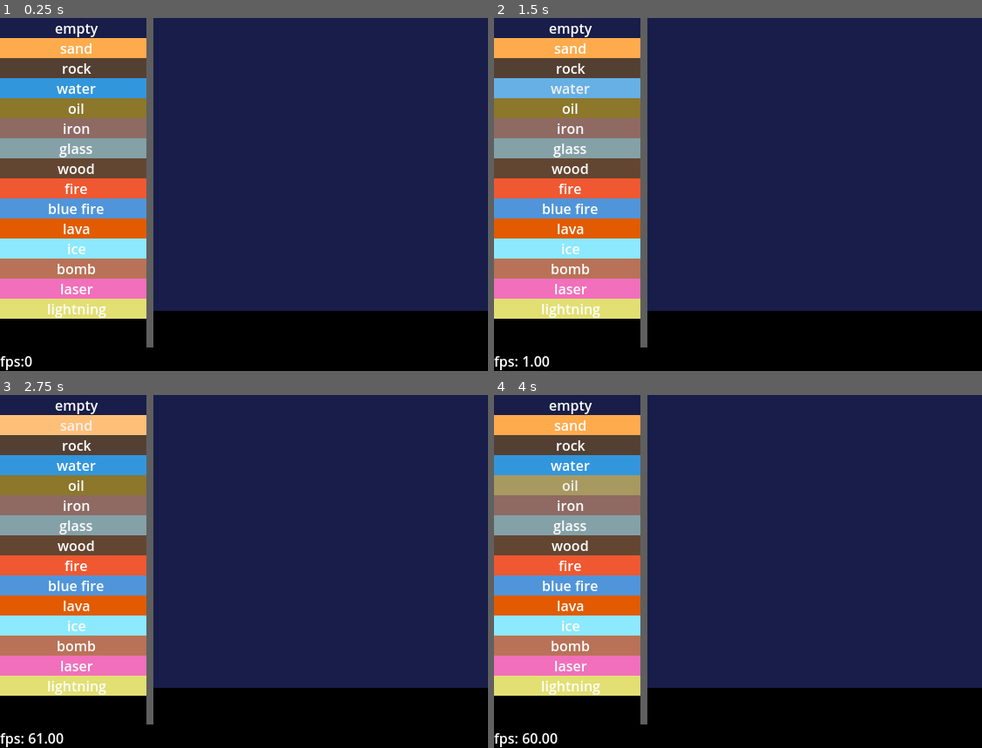
Above: before the commit, frames 1-4 (two rows, left to right).
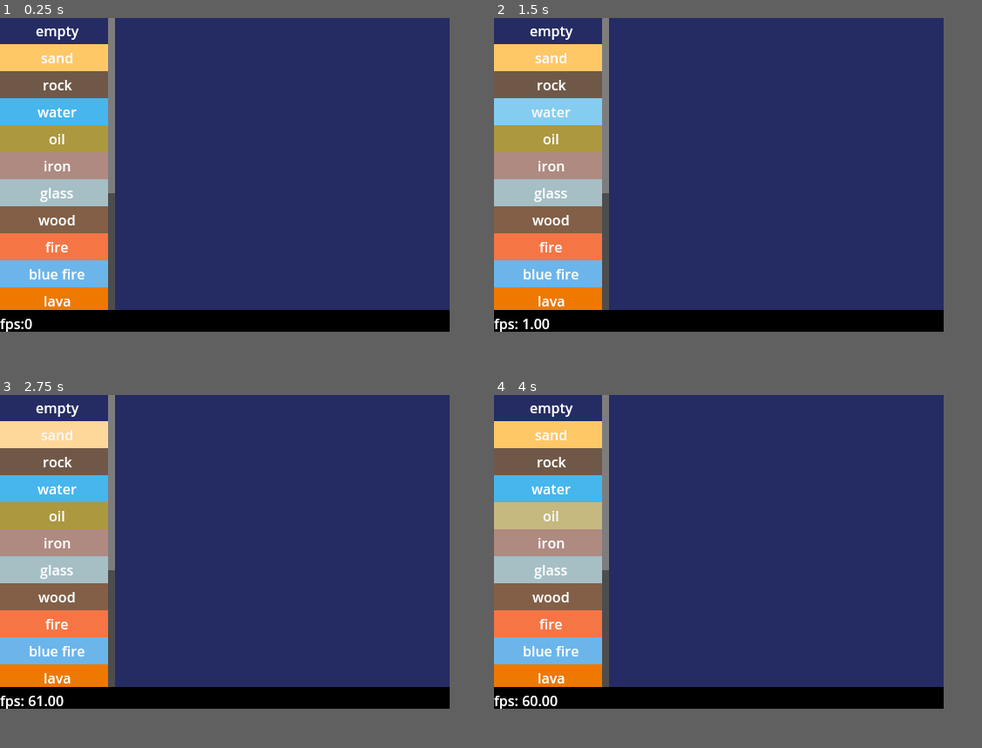
Above: after the commit, the same moments.

Repository: kiwijuice56/sand-spoon
Game: Godot game, scene res://main/main.tscn
Two runs of this game, one before a commit and one after it. Both use one fixed random seed, a clock stepped at 60 frames per second and the inputs below.
Inputs:
- Up to frame 1 (0.25 s): no input
- Up to frame 2 (1.5 s): click "empty" at 0.5 s; click "water" at 1.25 s
- Up to frame 3 (2.75 s): click "sand" at 2 s
- Up to frame 4 (4 s): click "rock" at 2.75 s; click "oil" at 3.5 s
In our replay, the window is 560x405 before the commit and 516x360 after it. These sizes can differ from the game's own. Grey fills any space a smaller window leaves; there, only what the larger window draws over its background counts as a difference.

The runs differ from the first frame. In frame 1, 84% of the frame differs, in the area x 0-100%, y 0-100%; in frame 2, 84%; in frame 3, 84%; in frame 4, 84%.

Commit message:
Reduced sleeping particles while improving performance

Diff:
--- /dev/null
+++ b/main/icons/bacteria_icon.svg
@@ -0,0 +1,12 @@
+<?xml version="1.0" encoding="UTF-8" ?>
+<svg version="1.1" width="36" height="36" xmlns="http://www.w3.org/2000/svg" shape-rendering="crispEdges">
+<rect x="8" y="8" width="4" height="4" fill="#C5FFC5" />
+<rect x="16" y="8" width="4" height="4" fill="#C5FFC5" />
+<rect x="24" y="8" width="4" height="4" fill="#C5FFC5" />
+<rect x="8" y="16" width="4" height="4" fill="#C5FFC5" />
+<rect x="16" y="16" width="4" height="4" fill="#C5FFC5" />
+<rect x="24" y="16" width="4" height="4" fill="#C5FFC5" />
+<rect x="8" y="24" width="4" height="4" fill="#C5FFC5" />
+<rect x="16" y="24" width="4" height="4" fill="#C5FFC5" />
+<rect x="24" y="24" width="4" height="4" fill="#C5FFC5" />
+</svg>
--- /dev/null
+++ b/main/icons/lightning_icon.svg
@@ -0,0 +1,28 @@
+<?xml version="1.0" encoding="UTF-8" ?>
+<svg version="1.1" width="36" height="36" xmlns="http://www.w3.org/2000/svg" shape-rendering="crispEdges">
+<rect x="4" y="4" width="4" height="4" fill="#FFD4D4" />
+<rect x="8" y="4" width="4" height="4" fill="#FFD4D4" />
+<rect x="12" y="4" width="4" height="4" fill="#FFD4D4" />
+<rect x="16" y="4" width="4" height="4" fill="#FFD4D4" />
+<rect x="20" y="4" width="4" height="4" fill="#FFD4D4" />
+<rect x="24" y="4" width="4" height="4" fill="#FFD4D4" />
+<rect x="4" y="8" width="4" height="4" fill="#FFD4D4" />
+<rect x="8" y="8" width="4" height="4" fill="#FFD4D4" />
+<rect x="12" y="8" width="4" height="4" fill="#FFD4D4" />
+<rect x="16" y="8" width="4" height="4" fill="#FFD4D4" />
+<rect x="20" y="8" width="4" height="4" fill="#FFD4D4" />
+<rect x="24" y="8" width="4" height="4" fill="#FFD4D4" />
+<rect x="4" y="12" width="4" height="4" fill="#FFD4D4" />
+<rect x="8" y="12" width="4" height="4" fill="#FFD4D4" />
+<rect x="12" y="12" width="4" height="4" fill="#FFD4D4" />
+<rect x="16" y="12" width="4" height="4" fill="#FFD4D4" />
+<rect x="20" y="12" width="4" height="4" fill="#FFD4D4" />
+<rect x="24" y="12" width="4" height="4" fill="#FFD4D4" />
+<rect x="16" y="16" width="4" height="4" fill="#FFD4D4" />
+<rect x="20" y="16" width="4" height="4" fill="#FFD4D4" />
+<rect x="12" y="20" width="4" height="4" fill="#FFD4D4" />
+<rect x="16" y="20" width="4" height="4" fill="#FFD4D4" />
+<rect x="8" y="24" width="4" height="4" fill="#FFD4D4" />
+<rect x="12" y="24" width="4" height="4" fill="#FFD4D4" />
+<rect x="16" y="28" width="4" height="4" fill="#FFD4D4" />
+</svg>
--- a/main/main.tscn
+++ b/main/main.tscn
@@ -24,8 +24,11 @@
 [ext_resource type="Resource" uid="uid://b8em3mxvlifq7" path="res://main/simulation/element/solid/bomb.tres" id="20_sgjin"]
 [ext_resource type="Resource" uid="uid://bqgjw8wry45l0" path="res://main/simulation/element/laser/laser.tres" id="21_l6itd"]
 [ext_resource type="Resource" uid="uid://bp4x60s3nqgcq" path="res://main/simulation/element/lightning/lightning.tres" id="22_navib"]
+[ext_resource type="Resource" uid="uid://bk7enrwwen0cy" path="res://main/simulation/element/solid/bacteria/algae.tres" id="23_0odrx"]
+[ext_resource type="Resource" uid="uid://bucpwy7x6f4yo" path="res://main/simulation/element/solid/bacteria/algae2.tres" id="24_amm3t"]
+[ext_resource type="Resource" uid="uid://dh1yfga204xo6" path="res://main/simulation/element/solid/bacteria/algae3.tres" id="25_k7cdb"]
 
-[sub_resource type="Image" id="Image_hb4av"]
+[sub_resource type="Image" id="Image_jsd2v"]
 data = {
 "data": PackedByteArray(0, 0, 0, 0, 0, 0, 0, 0, 0, 0, 0, 0, 0, 0, 0, 0, 0, 0, 0, 0, 0, 0, 0, 0, 0, 0, 0, 0, 0, 0, 0, 0, …(62113 unchanged characters)…
 "format": "RGBA8",
@@ -48,6 +51,7 @@
 
 [sub_resource type="Environment" id="Environment_f0vau"]
 background_mode = 3
+tonemap_mode = 1
 glow_enabled = true
 glow_intensity = 1.8
 
@@ -68,7 +72,6 @@
 
 [node name="ElementSelector" parent="VBoxContainer/HBoxContainer" node_paths=PackedStringArray("sim") instance=ExtResource("8_vvhhn")]
 layout_mode = 2
-size_flags_horizontal = 3
 sim = NodePath("../Simulation")
 
 [node name="Simulation" type="TextureRect" parent="VBoxContainer/HBoxContainer"]
@@ -79,8 +82,9 @@
 script = ExtResource("1_7t74s")
 simulation_size = Vector2i(96, 84)
 simulation_scale = 4
-elements = Array[ExtResource("2_55j5a")]([ExtResource("4_oq8 …(385 unchanged characters)… rce("21_l6itd"), ExtResource("22_navib")])
+elements = Array[ExtResource("2_55j5a")]([ExtResource("4_oq8 …(385 unchanged characters)… rce("21_l6itd"), ExtResource("22_navib"), ExtResource("23_0odrx"), ExtResource("24_amm3t"), ExtResource("25_k7cdb")])
 chunk_size = 6
+random_awaken_chance = 0.125
 debug_heat_gradient = SubResource("GradientTexture1D_hwk0e")
 
 [node name="Painter" type="Node" parent="VBoxContainer/HBoxContainer/Simulation" node_paths=PackedStringArray("sim", "selector")]
@@ -89,6 +93,7 @@
 selector = NodePath("../../ElementSelector")
 brush_radius = 5
 line_step = 0.25
+powder_skip_proportion = 0.9
 
 [node name="FPSLabel" parent="VBoxContainer" instance=ExtResource("3_54ca0")]
 layout_mode = 2
--- a/main/painter/painter.gd
+++ b/main/painter/painter.gd
@@ -5,6 +5,7 @@
 
 @export var brush_radius: int
 @export var line_step: float = 0.5
+@export var powder_skip_proportion: float = 0.25
 
 var current_element: String = "sand"
 var is_tapping: bool = false
@@ -61,4 +62,6 @@
 	var old_element_resource: Element = sim.get_element_resource(row, col)
 	if element_resource is Fluid and old_element_resource is Solid:
 		return
-	sim.set_element(row, col, element_name)
+	if element_resource is Powder and Simulation.fast_randf() < powder_skip_proportion:
+		return
+	sim.paint_element(row, col, element_name)
--- a/main/simulation/element/empty/empty.tres
+++ b/main/simulation/element/empty/empty.tres
@@ -16,4 +16,3 @@
 explosion_resistance = 0.0
 decay_proportion = 0.0
 decay_transformation = "empty"
-skip_proportion = 0.3
--- a/main/simulation/element/explosion/explosion.tres
+++ b/main/simulation/element/explosion/explosion.tres
@@ -17,4 +17,3 @@
 explosion_resistance = 0.1
 decay_proportion = 0.7
 decay_transformation = "fire"
-skip_proportion = 0.0
--- a/main/simulation/element/fluid/blue_fire.tres
+++ b/main/simulation/element/fluid/blue_fire.tres
@@ -28,4 +28,3 @@
 explosion_resistance = 0.1
 decay_proportion = 0.06
 decay_transformation = "smoke"
-skip_proportion = 0.4
--- a/main/simulation/element/fluid/fire.tres
+++ b/main/simulation/element/fluid/fire.tres
@@ -4,7 +4,7 @@
 
 [sub_resource type="Gradient" id="Gradient_2iys2"]
 offsets = PackedFloat32Array(0, 0.995)
-colors = PackedColorArray(2, 0.72, 0.49, 1, 2.5, 1.2, 1, 1)
+colors = PackedColorArray(2.4, 0.72, 0.49, 1, 2.8, 1.2, 1, 1)
 
 [sub_resource type="GradientTexture1D" id="GradientTexture1D_x1jki"]
 gradient = SubResource("Gradient_2iys2")
@@ -13,7 +13,6 @@
 [resource]
 script = ExtResource("1_h5mnf")
 color_gradient = SubResource("GradientTexture1D_x1jki")
-move_vertical_proportion = 0.5
 viscosity = 0.5
 density = 0.3
 gravity_down = false
--- a/main/simulation/element/fluid/lava.tres
+++ b/main/simulation/element/fluid/lava.tres
@@ -28,4 +28,3 @@
 explosion_resistance = 0.1
 decay_proportion = 0.0
 decay_transformation = "empty"
-skip_proportion = 0.6
--- a/main/simulation/element/fluid/oil.tres
+++ b/main/simulation/element/fluid/oil.tres
@@ -26,4 +26,3 @@
 explosion_resistance = 0.1
 decay_proportion = 0.0
 decay_transformation = "empty"
-skip_proportion = 0.3
--- a/main/simulation/element/fluid/smoke.tres
+++ b/main/simulation/element/fluid/smoke.tres
@@ -12,7 +12,6 @@
 [resource]
 script = ExtResource("1_nrcfx")
 color_gradient = SubResource("GradientTexture1D_ek3mb")
-move_vertical_proportion = 0.9
 viscosity = 0.6
 density = 0.01
 gravity_down = false
--- a/main/simulation/element/fluid/water.tres
+++ b/main/simulation/element/fluid/water.tres
@@ -3,7 +3,7 @@
 [ext_resource type="Script" path="res://main/simulation/element/fluid/fluid.gd" id="1_fd75b"]
 
 [sub_resource type="Gradient" id="Gradient_sydsh"]
-colors = PackedColorArray(0.2652, 0.44538, 0.78, 1, 0.47, 0.902833, 1, 1)
+colors = PackedColorArray(0.2262, 0.26312, 0.78, 1, 0.47, 0.902833, 1, 1)
 
 [sub_resource type="GradientTexture1D" id="GradientTexture1D_3kkdy"]
 gradient = SubResource("Gradient_sydsh")
@@ -11,7 +11,6 @@
 [resource]
 script = ExtResource("1_fd75b")
 color_gradient = SubResource("GradientTexture1D_3kkdy")
-move_vertical_proportion = 0.7
 viscosity = 0.8
 density = 1000.0
 gravity_down = true
--- a/main/simulation/element/fluid/water_vapor.tres
+++ b/main/simulation/element/fluid/water_vapor.tres
@@ -26,4 +26,3 @@
 explosion_resistance = 0.1
 decay_proportion = 0.01
 decay_transformation = "empty"
-skip_proportion = 0.5
--- a/main/simulation/element/laser/laser.gd
+++ b/main/simulation/element/laser/laser.gd
@@ -2,7 +2,12 @@
 class_name Laser extends Element
 
 @export var laser_color: Color
-@export var reach: int = 1
+@export_range(0, 1, 0.25) var reach: float = 0.25
+@export var ireach: int = 1
+
+func initialize() -> void:
+	super.initialize()
+	ireach = round(4 * reach)
 
 func process(sim: Simulation, row: int, col: int, data: int) -> bool:
 	if not super.process(sim, row, col, data):
--- a/main/simulation/element/laser/laser.tres
+++ b/main/simulation/element/laser/laser.tres
@@ -6,6 +6,7 @@
 script = ExtResource("1_4j56q")
 laser_color = Color(2.5, 1, 2.5, 1)
 reach = 2
+ireach = 1
 unique_name = "laser"
 hidden = false
 ui_color = Color(0.946388, 0.436045, 0.734792, 1)
@@ -16,6 +17,5 @@
 low_heat_point = -1.0
 low_heat_transformation = "empty"
 explosion_resistance = 1.0
-decay_proportion = 0.2
+decay_proportion = 0.4
 decay_transformation = "smoke"
-skip_proportion = 0.0
--- a/main/simulation/element/lightning/lightning.gd
+++ b/main/simulation/element/lightning/lightning.gd
@@ -1,9 +1,12 @@
+@icon("res://main/icons/lightning_icon.svg")
 class_name Lightning extends Element
 # Data: assumes byte 2 for excitation state.
 
 @export var excited_color: Color
 @export var unexcited_color: Color
+
 @export_range(0, 1) var fall_proportion: float = 0.9
+
 @export var unexcited_decay_proportion: float = 0.5
 @export var unexcited_decay_element: String
 
--- a/main/simulation/element/lightning/lightning.tres
+++ b/main/simulation/element/lightning/lightning.tres
@@ -21,4 +21,3 @@
 explosion_resistance = 0.1
 decay_proportion = 0.0
 decay_transformation = "empty"
-skip_proportion = 0.0
--- /dev/null
+++ b/main/simulation/element/solid/bacteria/algae.tres
@@ -0,0 +1,30 @@
+[gd_resource type="Resource" script_class="Bacteria" load_steps=4 format=3 uid="uid://bk7enrwwen0cy"]
+
+[ext_resource type="Script" path="res://main/simulation/element/solid/bacteria/bacteria.gd" id="1_mo5jl"]
+
+[sub_resource type="Gradient" id="Gradient_jq85j"]
+offsets = PackedFloat32Array(0.017341, 1)
+colors = PackedColorArray(0.15878, 0.0748, 0.34, 1, 0.5552, 0.8, 0.256, 1)
+
+[sub_resource type="GradientTexture1D" id="GradientTexture1D_aw1te"]
+gradient = SubResource("Gradient_jq85j")
+
+[resource]
+script = ExtResource("1_mo5jl")
+growth_rate = 0.02
+surround_color_gradient = SubResource("GradientTexture1D_aw1te")
+surround_tolerance = 0.7
+loneliness_tolerance = 0.3
+home_material = "water"
+unique_name = "algae"
+hidden = false
+ui_color = Color(0.299998, 0.50149, 0.324924, 1)
+initial_temperature = 293.0
+conductivity = 0.5
+high_heat_point = 350.0
+high_heat_transformation = "smoke"
+low_heat_point = 250.0
+low_heat_transformation = "empty"
+explosion_resistance = 0.0
+decay_proportion = 0.001
+decay_transformation = "empty"
--- /dev/null
+++ b/main/simulation/element/solid/bacteria/algae2.tres
@@ -0,0 +1,30 @@
+[gd_resource type="Resource" script_class="Bacteria" load_steps=4 format=3 uid="uid://bucpwy7x6f4yo"]
+
+[ext_resource type="Script" path="res://main/simulation/element/solid/bacteria/bacteria.gd" id="1_uag6e"]
+
+[sub_resource type="Gradient" id="Gradient_jq85j"]
+offsets = PackedFloat32Array(0.017341, 1)
+colors = PackedColorArray(0.15878, 0.0748, 0.34, 1, 0.5552, 0.8, 0.256, 1)
+
+[sub_resource type="GradientTexture1D" id="GradientTexture1D_aw1te"]
+gradient = SubResource("Gradient_jq85j")
+
+[resource]
+script = ExtResource("1_uag6e")
+growth_rate = 0.02
+surround_color_gradient = SubResource("GradientTexture1D_aw1te")
+surround_tolerance = 1.0
+loneliness_tolerance = 0.6
+home_material = "water"
+unique_name = "algae 2"
+hidden = false
+ui_color = Color(0.299998, 0.50149, 0.324924, 1)
+initial_temperature = 293.0
+conductivity = 0.5
+high_heat_point = 350.0
+high_heat_transformation = "smoke"
+low_heat_point = 250.0
+low_heat_transformation = "empty"
+explosion_resistance = 0.0
+decay_proportion = 0.001
+decay_transformation = "empty"
--- /dev/null
+++ b/main/simulation/element/solid/bacteria/algae3.tres
@@ -0,0 +1,30 @@
+[gd_resource type="Resource" script_class="Bacteria" load_steps=4 format=3 uid="uid://dh1yfga204xo6"]
+
+[ext_resource type="Script" path="res://main/simulation/element/solid/bacteria/bacteria.gd" id="1_7xh5l"]
+
+[sub_resource type="Gradient" id="Gradient_jq85j"]
+offsets = PackedFloat32Array(0.017341, 1)
+colors = PackedColorArray(0.15878, 0.0748, 0.34, 1, 0.5552, 0.8, 0.256, 1)
+
+[sub_resource type="GradientTexture1D" id="GradientTexture1D_aw1te"]
+gradient = SubResource("Gradient_jq85j")
+
+[resource]
+script = ExtResource("1_7xh5l")
+growth_rate = 0.02
+surround_color_gradient = SubResource("GradientTexture1D_aw1te")
+surround_tolerance = 0.5
+loneliness_tolerance = 0.1
+home_material = "water"
+unique_name = "algae 3"
+hidden = false
+ui_color = Color(0.299998, 0.50149, 0.324924, 1)
+initial_temperature = 293.0
+conductivity = 0.5
+high_heat_point = 350.0
+high_heat_transformation = "smoke"
+low_heat_point = 250.0
+low_heat_transformation = "empty"
+explosion_resistance = 0.0
+decay_proportion = 0.001
+decay_transformation = "empty"
--- /dev/null
+++ b/main/simulation/element/solid/bacteria/bacteria.gd
@@ -0,0 +1,46 @@
+@icon("res://main/icons/bacteria_icon.svg")
+class_name Bacteria extends Solid
+# Data: assumes byte 2 for touch count
+
+@export_range(0, 1) var growth_rate: float = 0.1
+@export var surround_color_gradient: GradientTexture1D
+@export_range(0, 1) var surround_tolerance: float
+@export_range(0, 1) var loneliness_tolerance: float
+@export var home_material: String
+
+var surround_min: int
+var surround_max: int
+
+func initialize() -> void:
+	super.initialize()
+	surround_max = int(surround_tolerance * 8)
+	surround_min = int(loneliness_tolerance * 8)
+	surround_min = min(surround_min, surround_max - 1)
+	surround_min = max(0, surround_min)
+
+func process(sim: Simulation, row: int, col: int, data: int) -> bool:
+	if not super.process(sim, row, col, data):
+		return false
+	if Simulation.fast_randf() < growth_rate:
+		grow(sim, row + 1, col)
+		grow(sim, row - 1, col)
+		grow(sim, row, col + 1)
+		grow(sim, row, col - 1)
+
+	var touch_count: int = sim.get_touch_count(row, col, unique_name)
+	if touch_count > surround_max or touch_count < surround_min:
+		sim.set_element(row, col, home_material)
+		return false
+
+	sim.set_data(row, col, set_byte(data, 2, touch_count))
+
+	return true
+
+func get_color(_sim: Simulation, _row: int, _col: int, data: int) -> Color:
+	return surround_color_gradient.gradient.sample(get_byte(data, 2) / 8.0)
+
+func grow(sim: Simulation, row: int, col: int) -> void:
+	if not sim.in_bounds(row, col):
+		return
+	if sim.get_element(row, col) == home_material:
+		sim.set_element(row, col, unique_name)
--- a/main/simulation/element/solid/bomb.tres
+++ b/main/simulation/element/solid/bomb.tres
@@ -23,4 +23,3 @@
 explosion_resistance = 0.5
 decay_proportion = 0.0
 decay_transformation = "empty"
-skip_proportion = 0.3
--- a/main/simulation/element/solid/glass.tres
+++ b/main/simulation/element/solid/glass.tres
@@ -23,4 +23,3 @@
 explosion_resistance = 0.01
 decay_proportion = 0.0
 decay_transformation = "empty"
-skip_proportion = 0.3
--- a/main/simulation/element/solid/ice.tres
+++ b/main/simulation/element/solid/ice.tres
@@ -23,4 +23,3 @@
 explosion_resistance = 0.1
 decay_proportion = 0.0
 decay_transformation = "empty"
-skip_proportion = 0.3
--- a/main/simulation/element/solid/metal/iron.tres
+++ b/main/simulation/element/solid/metal/iron.tres
@@ -25,4 +25,3 @@
 explosion_resistance = 0.7
 decay_proportion = 0.0
 decay_transformation = "empty"
-skip_proportion = 0.3
--- a/main/simulation/element/solid/powder/sand.tres
+++ b/main/simulation/element/solid/powder/sand.tres
@@ -11,7 +11,6 @@
 
 [resource]
 script = ExtResource("1_uukw6")
-move_down_proportion = 0.6
 color_gradient = SubResource("GradientTexture1D_k6c5h")
 unique_name = "sand"
 hidden = false
--- a/main/simulation/element/solid/rock.tres
+++ b/main/simulation/element/solid/rock.tres
@@ -24,4 +24,3 @@
 explosion_resistance = 0.7
 decay_proportion = 0.0
 decay_transformation = "empty"
-skip_proportion = 0.3
--- a/main/simulation/element/solid/wood.tres
+++ b/main/simulation/element/solid/wood.tres
@@ -24,4 +24,3 @@
 explosion_resistance = 0.1
 decay_proportion = 0.0
 decay_transformation = "empty"
-skip_proportion = 0.3
--- a/main/simulation/simulation.gd
+++ b/main/simulation/simulation.gd
@@ -30,7 +30,6 @@
 var chunk_temp_copy: PackedInt32Array # Stores intermediate chunk temperature calculations.
 
 var image: Image # Output image of the simulation.
-
 
 var simulation_size_chunk: Vector2i # World width and height in chunks.
 
@@ -44,6 +43,7 @@
 var thread_counter: int
 var thread_counter_done: int
 var global_row_offset: int
+var frame_count: int = 0
 
 func _ready() -> void:
 	randomize()
@@ -120,7 +120,7 @@
 ## Advances the simulation.
 func _process(_delta: float) -> void:
 	should_awake_chunk.fill(0)
-	global_row_offset = randi_range(-chunk_size / 2, chunk_size / 2)
+	global_row_offset =  randi_range(-1, 1)
 
 	# Simulate the entire grid by giving threads a row of chunks to process.
 	# Alternate between odd/even rows in order to prevent access errors.
@@ -156,6 +156,8 @@
 	if debug_draw:
 		queue_redraw()
 
+	frame_count += 1
+
 func _exit_tree():
 	should_exit = true
 	for i in simulation_size_chunk.y:
@@ -183,7 +185,7 @@
 
 		for i in range(chunk_row * simulation_size_chunk.x, (chunk_row + 1) * simulation_size_chunk.x):
 			chunk_temp_copy[i] = chunk_temp[i]
-			if alive_count[i] == 0 or (awake_chunk[i] == 0 and Simulation.fast_randf() < random_awaken_chance):
+			if alive_count[i] == 0 or (awake_chunk[i] == 0 and fast_randf() > random_awaken_chance):
 				continue
 			var row_offset: int = i / simulation_size_chunk.x * chunk_size + extra_offset
 			var col_offset: int = i % simulation_size_chunk.x * chunk_size
@@ -193,7 +195,7 @@
 			for j in particle_order:
 				var row: int = j / chunk_size + row_offset
 				if row < 0:
-					break
+					continue
 				if row >= simulation_size.y:
 					continue
 				processed += 1
@@ -218,16 +220,16 @@
 	_waken_chunk(row, col)
 	var old_id: int = cell_id[row * simulation_size.x + col]
 	cell_id[row * simulation_size.x + col] = element_id
-	chunk_update[row / chunk_size * simulation_size_chunk.x + col / chunk_size] = 1
+	chunk_update[_get_chunk_index(row, col)] = 1
 	if old_id == 0 and element_id > 0:
-		alive_count[row / chunk_size * simulation_size_chunk.x + col / chunk_size] += 1
+		alive_count[_get_chunk_index(row, col)] += 1
 	elif old_id > 0 and element_id == 0:
-		alive_count[row / chunk_size * simulation_size_chunk.x + col / chunk_size] -= 1
+		alive_count[_get_chunk_index(row, col)] -= 1
 
 func _set_cell_data(row: int, col: int, data: int, update_color: bool = true) -> void:
 	cell_data[row * simulation_size.x + col] = data
 	if update_color:
-		chunk_update[row / chunk_size * simulation_size_chunk.x + col / chunk_size] = 1
+		chunk_update[_get_chunk_index(row, col)] = 1
 
 func _get_chunk_temp(row: int, col: int, default: int = idefault_temperature) -> int:
 	if row < 0 or col < 0 or row >= simulation_size_chunk.y or col >= simulation_size_chunk.x:
@@ -239,16 +241,25 @@
 
 func _waken_chunk(row: int, col: int) -> void:
 	should_awake_chunk[_get_chunk_index(row, col)] = 1
-	var chunk_row: int = row / chunk_size
+	var chunk_row: int = row % chunk_size
 	var chunk_col: int = col % chunk_size
+
 	if row > 0 and chunk_row == 0:
-		awake_chunk[_get_chunk_index(row - 1, col)] = 1
+		should_awake_chunk[_get_chunk_index(row - 1, col)] = 1
 	if row < simulation_size.y - 1 and chunk_row == chunk_size - 1:
-		awake_chunk[_get_chunk_index(row + 1, col)] = 1
+		should_awake_chunk[_get_chunk_index(row + 1, col)] = 1
 	if col > 0 and chunk_col == 0:
-		awake_chunk[_get_chunk_index(row, col - 1)] = 1
+		should_awake_chunk[_get_chunk_index(row, col - 1)] = 1
 	if col < simulation_size.x - 1 and chunk_col == chunk_size - 1:
-		awake_chunk[_get_chunk_index(row, col + 1)] = 1
+		should_awake_chunk[_get_chunk_index(row, col + 1)] = 1
+	#if row >= chunk_size:
+		#should_awake_chunk[_get_chunk_index(row - chunk_size, col)] = 1
+	#if row < simulation_size.y - chunk_size:
+		#should_awake_chunk[_get_chunk_index(row + chunk_size, col)] = 1
+	#if col >= chunk_size:
+		#should_awake_chunk[_get_chunk_index(row, col - chunk_size)] = 1
+	#if col < simulation_size.x - chunk_size:
+		#should_awake_chunk[_get_chunk_index(row, col + chunk_size)] = 1
 
 ## Returns the Element resource at row, col.
 func get_element_resource(row: int, col: int) -> Element:
@@ -295,6 +306,10 @@
 		col = original_col
 	return chunk_temp[row / chunk_size * simulation_size_chunk.x + col / chunk_size]
 
+func paint_element(row: int, col: int, element_name: String) -> void:
+	set_element(row, col, element_name)
+	awake_chunk[_get_chunk_index(row, col)] = 1
+
 ## Updates the element at row, col.
 func set_element(row: int, col: int, element_name: String) -> void:
 	_set_cell_id(row, col, name_id_map[element_name])
--- a/main/ui/element_selector/element_button/element_button.tscn
+++ b/main/ui/element_selector/element_button/element_button.tscn
@@ -9,11 +9,12 @@
 [sub_resource type="StyleBoxFlat" id="StyleBoxFlat_a5ys0"]
 
 [node name="ElementButton" type="Button"]
-custom_minimum_size = Vector2(128, 0)
+custom_minimum_size = Vector2(128, 31)
 anchors_preset = 10
 anchor_right = 1.0
-offset_bottom = 31.0
+offset_bottom = 23.0
 grow_horizontal = 2
+size_flags_horizontal = 3
 focus_mode = 0
 theme_override_colors/font_color = Color(1, 1, 1, 1)
 theme_override_colors/font_outline_color = Color(1, 1, 1, 1)
--- a/main/ui/element_selector/element_selector.tscn
+++ b/main/ui/element_selector/element_selector.tscn
@@ -4,23 +4,23 @@
 [ext_resource type="PackedScene" uid="uid://dunjk1ufcu5am" path="res://main/ui/element_selector/element_button/element_button.tscn" id="2_72xpa"]
 
 [node name="ElementSelector" type="ScrollContainer"]
-anchors_preset = 11
-anchor_left = 1.0
+anchors_preset = 15
 anchor_right = 1.0
 anchor_bottom = 1.0
-offset_left = -8.0
-grow_horizontal = 0
+grow_horizontal = 2
 grow_vertical = 2
+size_flags_horizontal = 3
 horizontal_scroll_mode = 0
 vertical_scroll_mode = 2
 script = ExtResource("1_kpay8")
 element_button_scene = ExtResource("2_72xpa")
 
-[node name="ElementButtonContainer" type="VBoxContainer" parent="."]
+[node name="ElementButtonContainer" type="GridContainer" parent="."]
 unique_name_in_owner = true
 layout_mode = 2
 size_flags_horizontal = 3
-theme_override_constants/separation = 0
+theme_override_constants/h_separation = 0
+theme_override_constants/v_separation = 0
 
 [node name="ElementButton" parent="ElementButtonContainer" instance=ExtResource("2_72xpa")]
 layout_mode = 2
--- a/project.godot
+++ b/project.godot
@@ -22,10 +22,8 @@
 
 [display]
 
-window/size/viewport_width=560
-window/size/viewport_height=405
-window/size/window_width_override=560
-window/size/window_height_override=405
+window/size/viewport_width=516
+window/size/viewport_height=360
 window/stretch/mode="canvas_items"
 window/stretch/aspect="expand"
 window/vsync/vsync_mode=0
@@ -38,7 +36,8 @@
 "res://main/simulation/element/fluid/": "blue",
 "res://main/simulation/element/laser/": "purple",
 "res://main/simulation/element/lightning/": "red",
-"res://main/simulation/element/solid/": "yellow"
+"res://main/simulation/element/solid/": "yellow",
+"res://main/simulation/element/solid/bacteria/": "green"
 }
 
 [input]
Not shown, changed: export_presets.cfg
Not shown, added: main/icons/bacteria_icon.svg.import
Not shown, added: main/icons/lightning_icon.svg.import
Not shown: 2 places in main/main.tscn that only renumber resources
